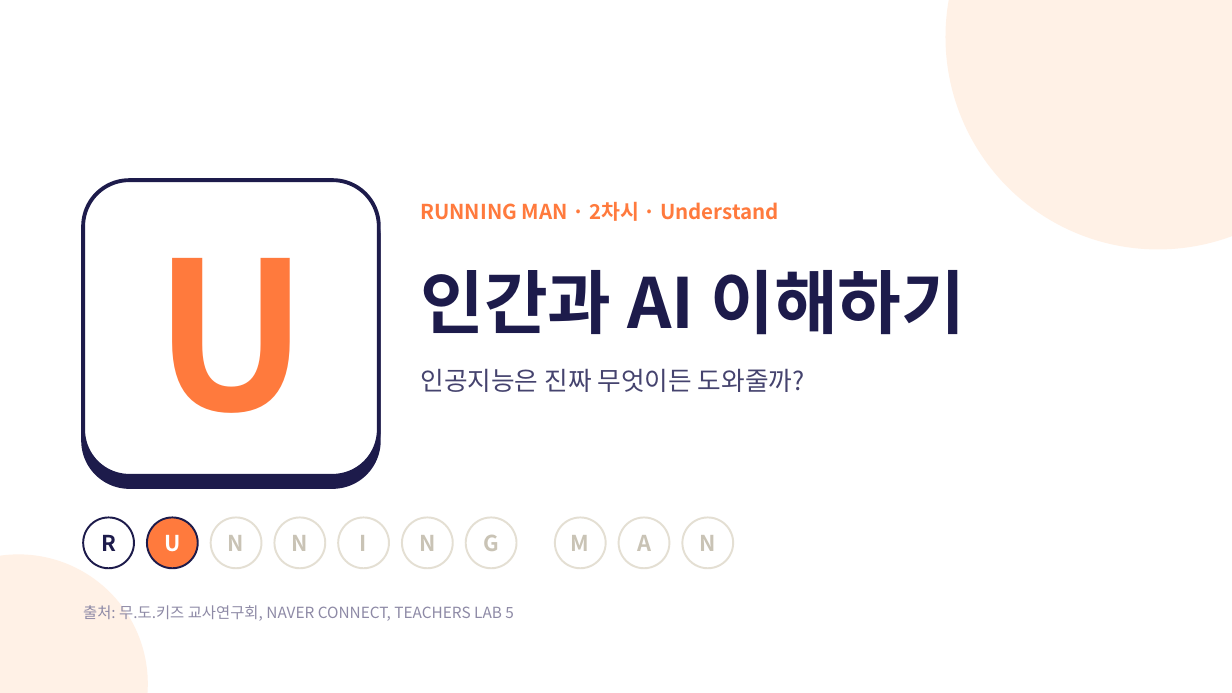
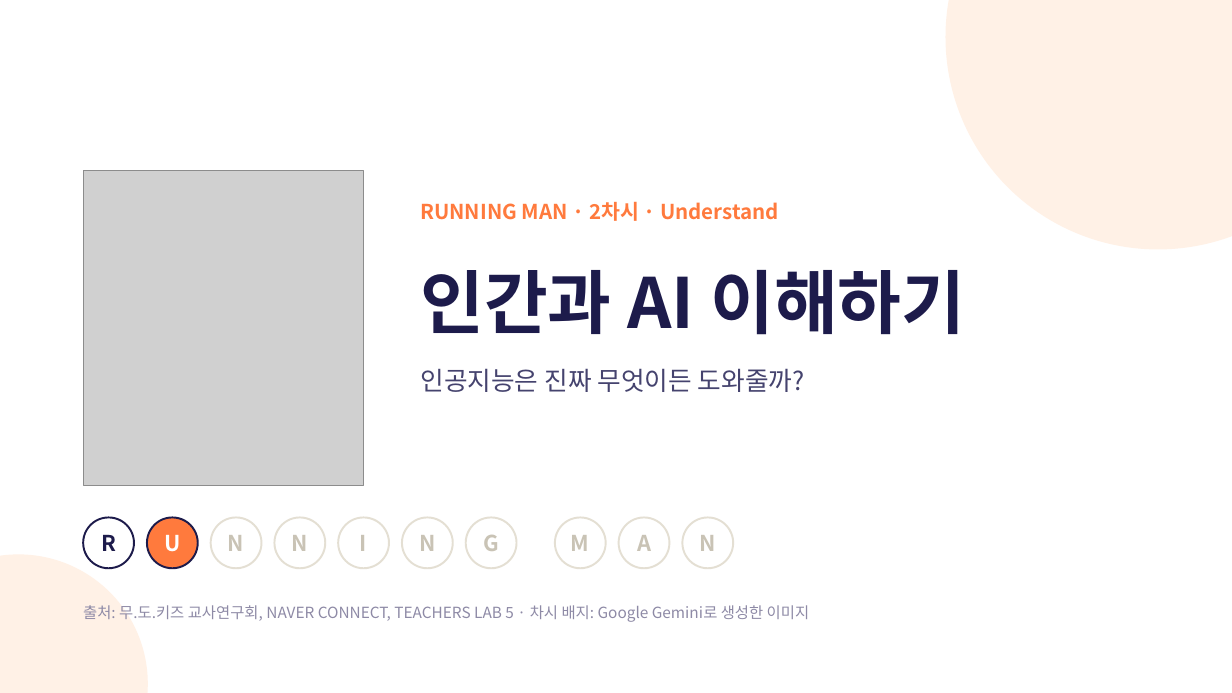
Before and after one commit to biossam/mudokids, a slide deck: slide 1 of files/2/ppt.pptx. Drawn at 1232x693 pixels with LibreOffice and Linux fonts; fonts in the diff are those of the drawing; grey boxes stand for pictures. Boxes give left, top, right and bottom in pixels: in the first picture for what was removed or moved away, otherwise in the second. Text is boxed around its words. In the diff, an @@ line names an element or a change of style, - is before the commit and + after.

```diff
--- a/files/2/ppt.pptx
+++ b/files/2/ppt.pptx
@@ picture added at (83, 171, 363, 485) @@
@@ rounded rectangle removed at (83, 191, 379, 487) @@
@@ rounded rectangle removed at (83, 180, 379, 476) @@
@@ text removed at (154, 258, 308, 413) @@
-U
@@ text at (83, 605, 809, 622): text changed @@
-출처: 무.도.키즈 교사연구회, NAVER CONNECT, TEACHERS LAB 5
+출처: 무.도.키즈 교사연구회, NAVER CONNECT, TEACHERS LAB 5 · 차시 배지: Google Gemini로 생성한 이미지
```
Also in this commit, not shown: 40 other files.
